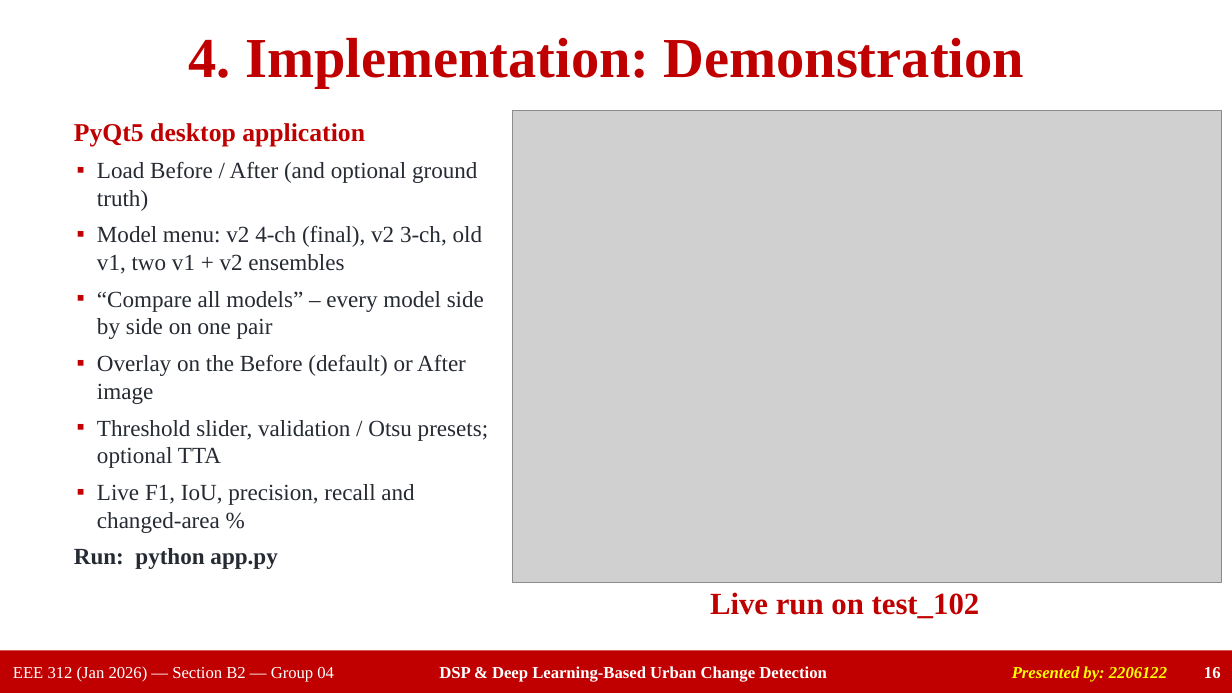
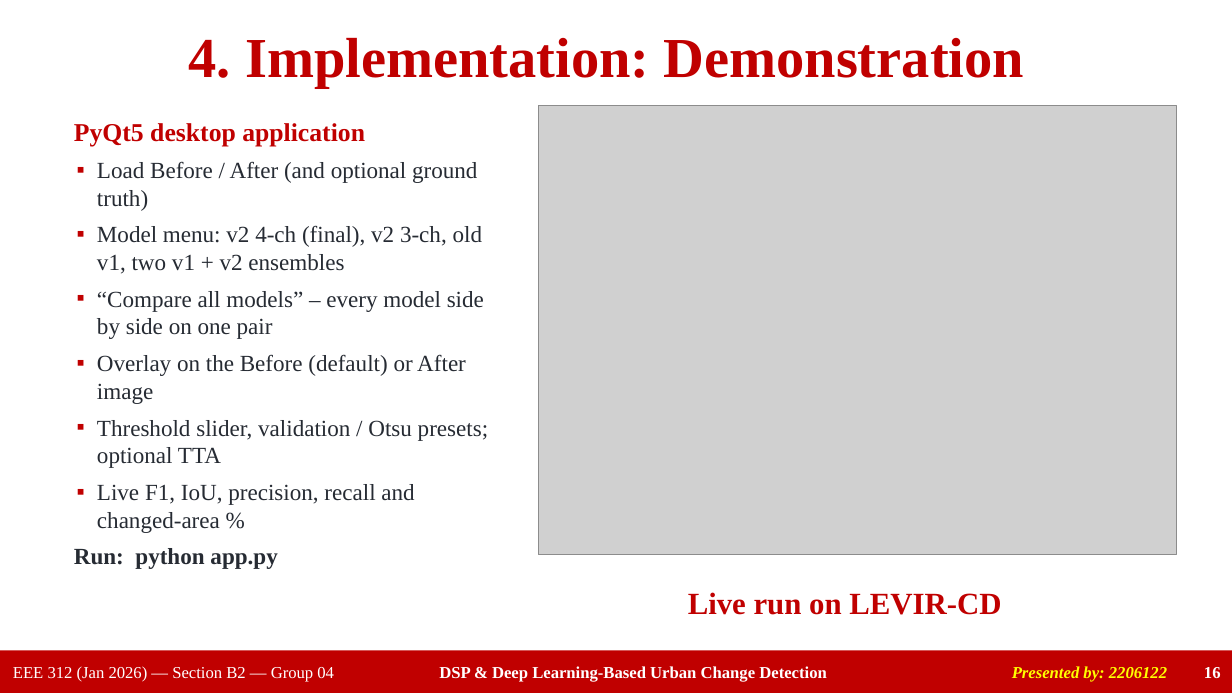
Before and after one commit to ahasanhabibkawsar/EEE-312-Group-04-Urban-change-detection-DSP-deep-learning-, a slide deck: slide 16 of presentation/Group04_EEE312_Final_Presentation.pptx. Drawn at 1232x693 pixels with LibreOffice and Linux fonts; fonts in the diff are those of the drawing; grey boxes stand for pictures. Boxes give left, top, right and bottom in pixels: in the first picture for what was removed or moved away, otherwise in the second. Text is boxed around its words. In the diff, an @@ line names an element or a change of style, - is before the commit and + after.

```diff
--- a/presentation/Group04_EEE312_Final_Presentation.pptx
+++ b/presentation/Group04_EEE312_Final_Presentation.pptx
@@ picture: place and size @@
-picture at <box>513,111,1222,582</box>
+picture at <box>539,105,1177,555</box>
@@ text at <box>688,592,1001,615</box>: text changed @@
-Live run on test_102
+Live run on LEVIR-CD
```
Also in this commit, not shown: 8 other slides changed, 4 other files.
